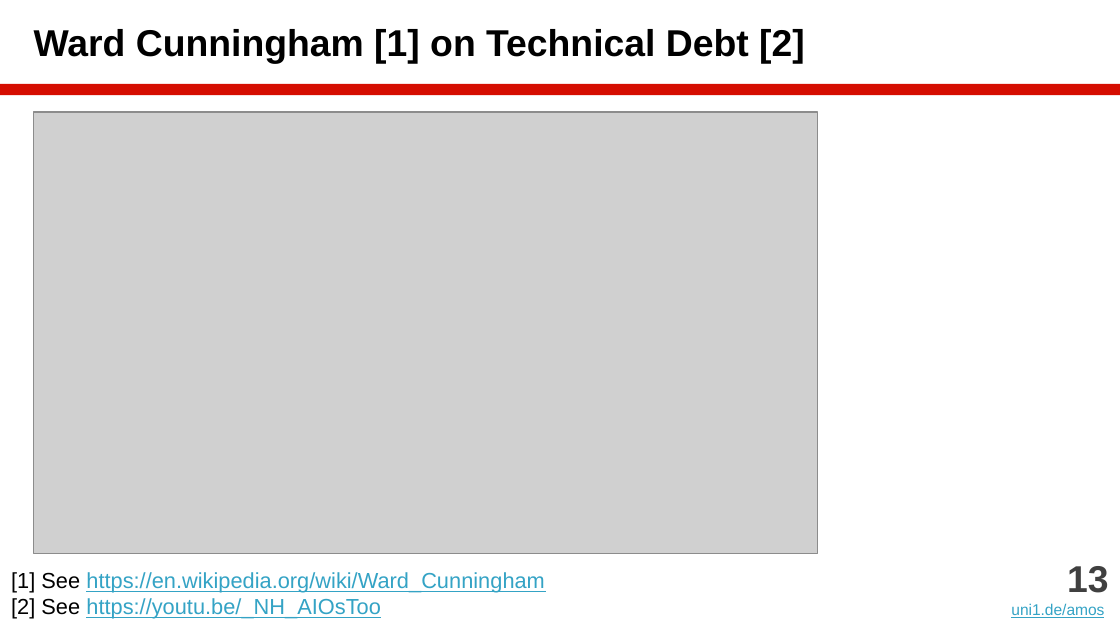
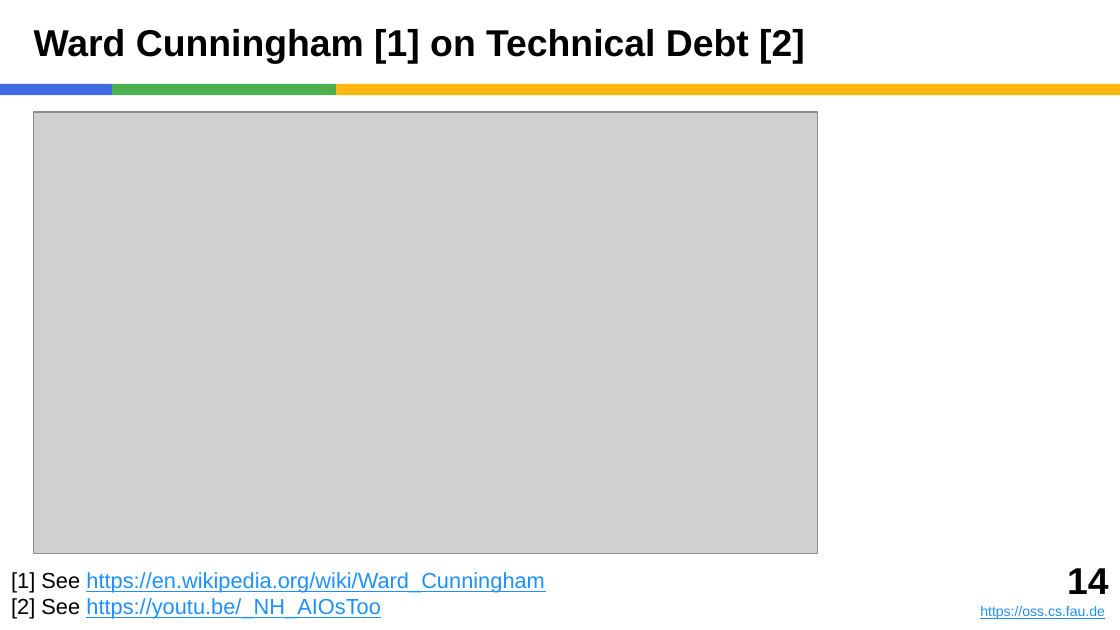
Before and after one commit to dirkriehle/amos-course, a slide deck: slide 14 of Lecture slides/AMOS B05 - Agile Programming.pptx (slide 13 before the commit). Drawn at 1120x630 pixels with LibreOffice and Linux fonts; fonts in the diff are those of the drawing; grey boxes stand for pictures. Boxes give left, top, right and bottom in pixels: in the first picture for what was removed or moved away, otherwise in the second. Text is boxed around its words. In the diff, an @@ line names an element or a change of style, - is before the commit and + after.

```diff
--- a/Lecture slides/AMOS B05 - Agile Programming.pptx
+++ b/Lecture slides/AMOS B05 - Agile Programming.pptx
@@ rectangle added at (x1=0, y1=84, x2=112, y2=95), fill #4169E1 @@
@@ rectangle added at (x1=112, y1=84, x2=336, y2=95), fill #4CAF50 @@
@@ rectangle resized from (x1=0, y1=84, x2=1120, y2=95) to (x1=336, y1=84, x2=1120, y2=95) @@
@@ rectangle at (x1=336, y1=84, x2=1120, y2=95): fill #D50D01 to #FEB612 @@
@@ text "[1] See https://en.wikipedia.org/wiki/Ward_Cunningham" at (x1=11, y1=572, x2=544, y2=619): text colour #34A3C5 to #1E90FF in "https://en.wikipedia.org/wiki/Ward_Cunningham", "https://youtu.be/_NH_AIOsToo" @@
@@ text added at (x1=980, y1=568, x2=1108, y2=619), 9 pt, text #1E90FF, underline @@
+14
+https://oss.cs.fau.de
@@ text removed at (x1=1011, y1=566, x2=1108, y2=618) @@
-13
-uni1.de/amos
```
Also in this commit, not shown: 47 other slides changed, 1 slide added, 13 other files.
